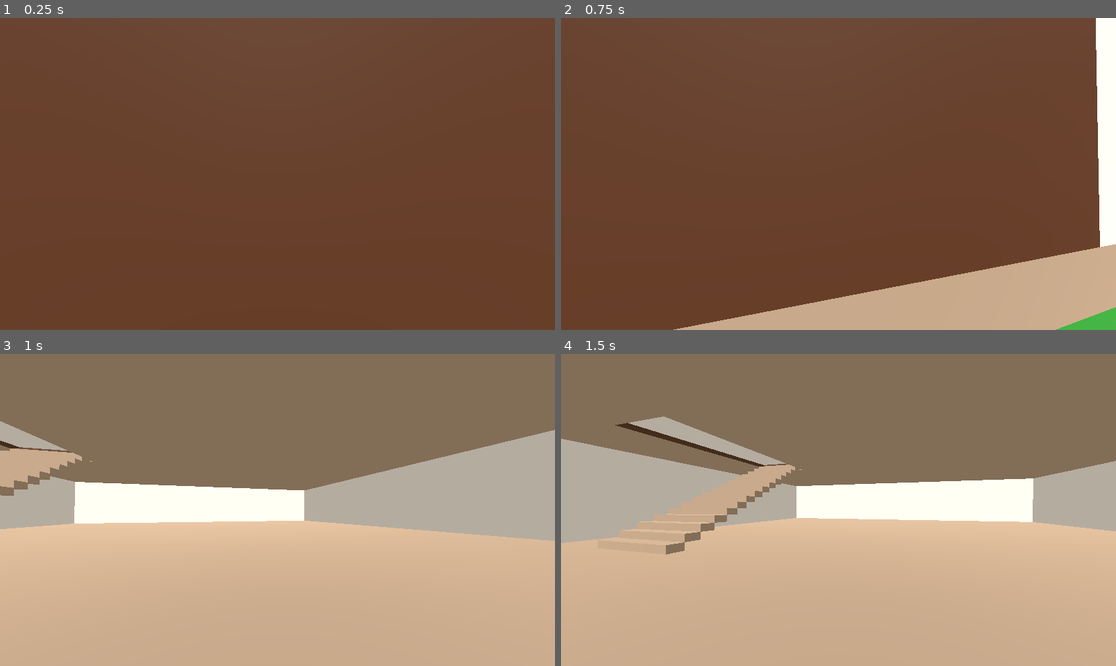
Above: before the commit, frames 1-4 (two rows, left to right).
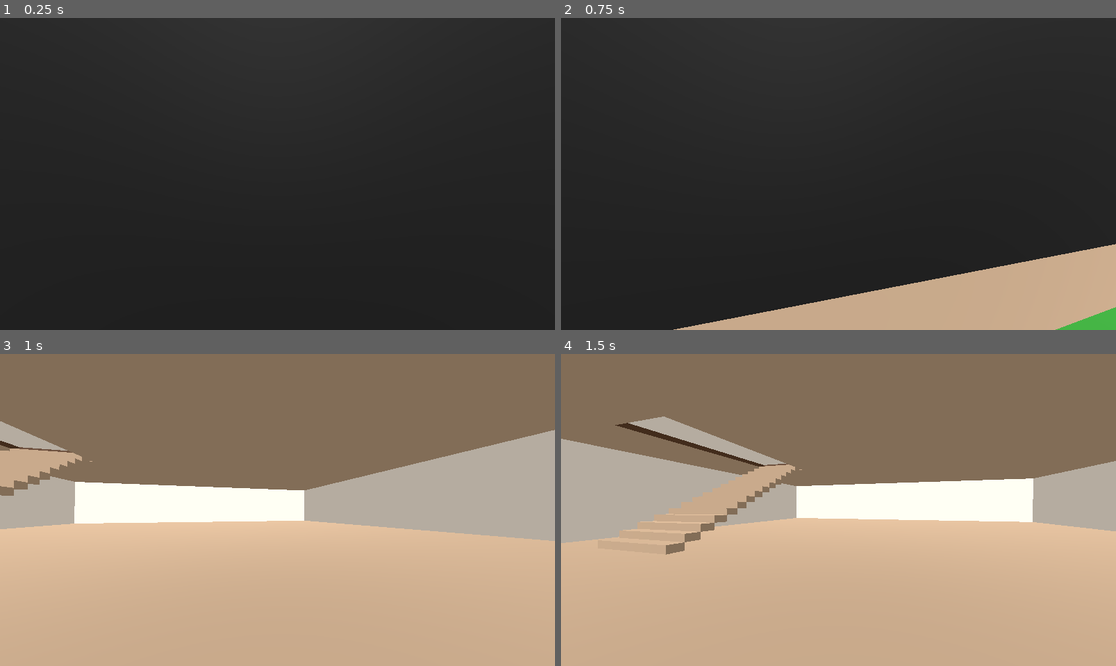
Above: after the commit, the same moments.

Repository: jurietto/game-stuff
Game: Godot game, scene res://main_level.tscn
Two runs of this game, one before a commit and one after it. Both use one fixed random seed, a clock stepped at 60 frames per second and the inputs below.
Inputs (mouse positions are in pixels of both pictures, inside the frame that each line leads up to):
- Up to frame 1 (0.25 s): no input
- Up to frame 2 (0.75 s): tap Enter at 0.5 s; move the mouse to (866, 174) at 0.52 s; hold W (move_forward) from 0.53 s (still down); hold Ctrl (crouch) from 0.53 s (still down)
- Up to frame 3 (1 s): keep holding W (move_forward); keep holding Ctrl (crouch); tap Space (jump) at 0.77 s
- Up to frame 4 (1.5 s): keep holding W (move_forward); move the mouse to (810, 510) at 1.27 s; release Ctrl (crouch) at 1.28 s; tap Ctrl (crouch) at 1.35 s

The runs differ from the first frame. In frame 1, 100% of the frame differs, in the area x 0-100%, y 0-100%; in frame 2, 89%; in frame 3, nothing differs; in frame 4, nothing differs.

Commit message:
Align roof door and ramp geometry

Diff:
--- a/main_level.tscn
+++ b/main_level.tscn
@@ -26,24 +26,24 @@
 
 [sub_resource type="BoxMesh" id="BoxMesh_3"]
 material = SubResource("Mat_wall")
-size = Vector3(10.9, 4, 0.4)
+size = Vector3(10.55, 4, 0.4)
 
 [sub_resource type="BoxShape3D" id="BoxShape3D_3"]
-size = Vector3(10.9, 4, 0.4)
+size = Vector3(10.55, 4, 0.4)
 
 [sub_resource type="BoxMesh" id="BoxMesh_4"]
 material = SubResource("Mat_wall")
-size = Vector3(10.9, 4, 0.4)
+size = Vector3(10.55, 4, 0.4)
 
 [sub_resource type="BoxShape3D" id="BoxShape3D_4"]
-size = Vector3(10.9, 4, 0.4)
+size = Vector3(10.55, 4, 0.4)
 
 [sub_resource type="BoxMesh" id="BoxMesh_5"]
 material = SubResource("Mat_wall")
-size = Vector3(3.2, 1, 0.4)
+size = Vector3(3.9, 1, 0.4)
 
 [sub_resource type="BoxShape3D" id="BoxShape3D_5"]
-size = Vector3(3.2, 1, 0.4)
+size = Vector3(3.9, 1, 0.4)
 
 [sub_resource type="BoxMesh" id="BoxMesh_6"]
 material = SubResource("Mat_wall")
@@ -67,12 +67,12 @@
 size = Vector3(0.4, 4, 24.2)
 
 [sub_resource type="StandardMaterial3D" id="Mat_door"]
-albedo_color = Color(0.3, 0.16, 0.07, 1)
+albedo_color = Color(0, 0, 0, 1)
 roughness = 0.82
 
 [sub_resource type="BoxMesh" id="BoxMesh_9"]
 material = SubResource("Mat_door")
-size = Vector3(3.2, 3, 0.4)
+size = Vector3(3.9, 3, 0.4)
 
 [sub_resource type="BoxMesh" id="BoxMesh_10"]
 material = SubResource("Mat_floor")
@@ -448,6 +448,24 @@
 [sub_resource type="BoxShape3D" id="BoxShape3D_69"]
 size = Vector3(0.4, 2.3, 24.2)
 
+[sub_resource type="StandardMaterial3D" id="Mat_roof"]
+albedo_color = Color(0.08, 0.075, 0.07, 1)
+roughness = 0.9
+
+[sub_resource type="BoxMesh" id="BoxMesh_70"]
+material = SubResource("Mat_roof")
+size = Vector3(13.4, 0.35, 27)
+
+[sub_resource type="BoxShape3D" id="BoxShape3D_70"]
+size = Vector3(13.4, 0.35, 27)
+
+[sub_resource type="BoxMesh" id="BoxMesh_71"]
+material = SubResource("Mat_roof")
+size = Vector3(0.5, 0.35, 27.2)
+
+[sub_resource type="BoxShape3D" id="BoxShape3D_71"]
+size = Vector3(0.5, 0.35, 27.2)
+
 [sub_resource type="StandardMaterial3D" id="Mat_grass"]
 albedo_color = Color(0.18, 0.55, 0.18, 1)
 roughness = 0.82
@@ -486,7 +504,7 @@
 shape = SubResource("BoxShape3D_2")
 
 [node name="FrontWall_Lower_Left_DoorAligned" type="MeshInstance3D" parent="House" unique_id=1651872514]
-transform = Transform3D(1, 0, 0, 0, 1, 0, 0, 0, 1, -7.05, 2.3, 12.3)
+transform = Transform3D(1, 0, 0, 0, 1, 0, 0, 0, 1, -7.225, 2.3, 12.3)
 mesh = SubResource("BoxMesh_3")
 
 [node name="FrontWall_Lower_Left_DoorAligned_StaticBody" type="StaticBody3D" parent="House/FrontWall_Lower_Left_DoorAligned" unique_id=2044801755]
@@ -495,7 +513,7 @@
 shape = SubResource("BoxShape3D_3")
 
 [node name="FrontWall_Lower_Right_DoorAligned" type="MeshInstance3D" parent="House" unique_id=1566193926]
-transform = Transform3D(1, 0, 0, 0, 1, 0, 0, 0, 1, 7.05, 2.3, 12.3)
+transform = Transform3D(1, 0, 0, 0, 1, 0, 0, 0, 1, 7.225, 2.3, 12.3)
 mesh = SubResource("BoxMesh_4")
 
 [node name="FrontWall_Lower_Right_DoorAligned_StaticBody" type="StaticBody3D" parent="House/FrontWall_Lower_Right_DoorAligned" unique_id=1397799425]
@@ -760,7 +778,7 @@
 shape = SubResource("BoxShape3D_33")
 
 [node name="FirstToSecond_RampCollision_ExactStairWidth_3p2" type="StaticBody3D" parent="House" unique_id=1313218666]
-transform = Transform3D(1, 0, 0, 0, 0.8984739, 0.439027, 0, -0.439027, 0.8984739, -7.8, 2.45, 2.3)
+transform = Transform3D(1, 0, 0, 0, 0.8984739, -0.439027, 0, 0.439027, 0.8984739, -7.8, 2.45, 2.3)
 
 [node name="CollisionShape3D" type="CollisionShape3D" parent="House/FirstToSecond_RampCollision_ExactStairWidth_3p2" unique_id=259754518]
 shape = SubResource("BoxShape3D_36")
@@ -982,7 +1000,7 @@
 shape = SubResource("BoxShape3D_64")
 
 [node name="SecondToThird_RampCollision_ExactStairWidth_3p2" type="StaticBody3D" parent="House" unique_id=1349820029]
-transform = Transform3D(1, 0, 0, 0, 0.9103665, 0.4138029, 0, -0.4138029, 0.9103665, 6.4, 6.6, -2.8)
+transform = Transform3D(1, 0, 0, 0, 0.9103665, -0.4138029, 0, 0.4138029, 0.9103665, 6.4, 6.6, -2.8)
 
 [node name="CollisionShape3D" type="CollisionShape3D" parent="House/SecondToThird_RampCollision_ExactStairWidth_3p2" unique_id=121621868]
 shape = SubResource("BoxShape3D_65")
@@ -1023,6 +1041,33 @@
 [node name="CollisionShape3D" type="CollisionShape3D" parent="House/Attic_Right_KneeWall/Attic_Right_KneeWall_StaticBody" unique_id=499274855]
 shape = SubResource("BoxShape3D_69")
 
+[node name="ThirdFloor_Roof_LeftSlope_CleanGable" type="MeshInstance3D" parent="House"]
+transform = Transform3D(0.98574, -0.16827, 0, 0.16827, 0.98574, 0, 0, 0, 1, -6.45, 12.05, 0)
+mesh = SubResource("BoxMesh_70")
+
+[node name="ThirdFloor_Roof_LeftSlope_CleanGable_StaticBody" type="StaticBody3D" parent="House/ThirdFloor_Roof_LeftSlope_CleanGable"]
+
+[node name="CollisionShape3D" type="CollisionShape3D" parent="House/ThirdFloor_Roof_LeftSlope_CleanGable/ThirdFloor_Roof_LeftSlope_CleanGable_StaticBody"]
+shape = SubResource("BoxShape3D_70")
+
+[node name="ThirdFloor_Roof_RightSlope_CleanGable" type="MeshInstance3D" parent="House"]
+transform = Transform3D(0.98574, 0.16827, 0, -0.16827, 0.98574, 0, 0, 0, 1, 6.45, 12.05, 0)
+mesh = SubResource("BoxMesh_70")
+
+[node name="ThirdFloor_Roof_RightSlope_CleanGable_StaticBody" type="StaticBody3D" parent="House/ThirdFloor_Roof_RightSlope_CleanGable"]
+
+[node name="CollisionShape3D" type="CollisionShape3D" parent="House/ThirdFloor_Roof_RightSlope_CleanGable/ThirdFloor_Roof_RightSlope_CleanGable_StaticBody"]
+shape = SubResource("BoxShape3D_70")
+
+[node name="ThirdFloor_Roof_RidgeCap_CleanGable" type="MeshInstance3D" parent="House"]
+transform = Transform3D(1, 0, 0, 0, 1, 0, 0, 0, 1, 0, 13.18, 0)
+mesh = SubResource("BoxMesh_71")
+
+[node name="ThirdFloor_Roof_RidgeCap_CleanGable_StaticBody" type="StaticBody3D" parent="House/ThirdFloor_Roof_RidgeCap_CleanGable"]
+
+[node name="CollisionShape3D" type="CollisionShape3D" parent="House/ThirdFloor_Roof_RidgeCap_CleanGable/ThirdFloor_Roof_RidgeCap_CleanGable_StaticBody"]
+shape = SubResource("BoxShape3D_71")
+
 [node name="GrassPlane_100x100" type="MeshInstance3D" parent="." unique_id=1300898881]
 transform = Transform3D(1, 0, 0, 0, 1, 0, 0, 0, 1, 0, -0.04, 0)
 mesh = SubResource("BoxMesh_1")
